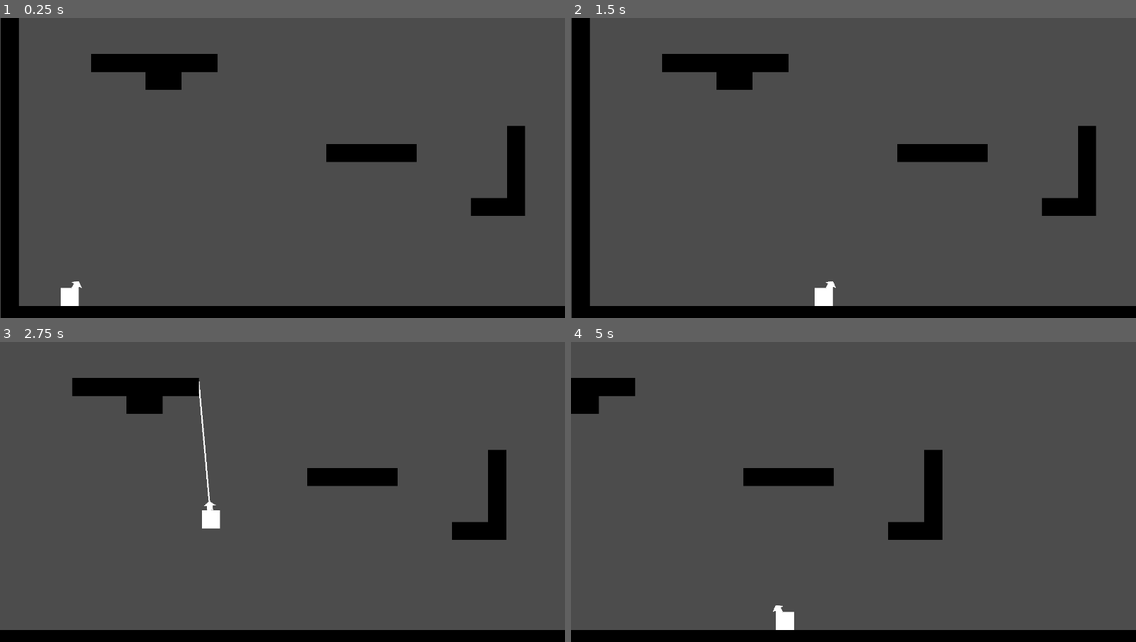
Above: before the commit, frames 1-4 (two rows, left to right).
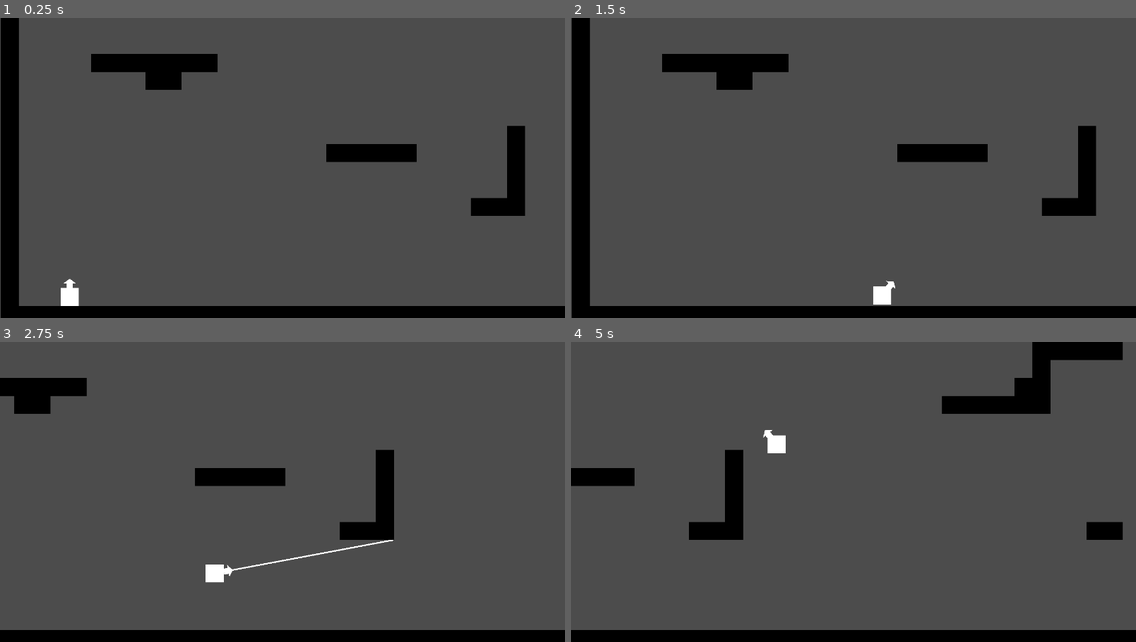
Above: after the commit, the same moments.

Repository: cjsweeten101/dws
Game: Godot game, scene res://Levels/TestingLevel.tscn
Same seed, same stepped clock (60 frames per second), same inputs: the game is played once before the commit and once after it.
Inputs:
- Up to frame 1 (0.25 s): no input
- Up to frame 2 (1.5 s): tap Enter (action) at 0.5, 1.35 s; hold Enter (action) 0.53-1.28 s; hold D (right) from 0.53 s (still down)
- Up to frame 3 (2.75 s): release D (right) at 2.03 s; hold A (left) from 2.03 s (still down); hold Enter (action) from 2.03 s (still down)
- Up to frame 4 (5 s): release A (left) at 2.78 s; release Enter (action) at 2.78 s; hold D (right) 2.78-4.28 s; tap Enter (action) at 2.85, 4.35 s; hold Enter (action) 3.53-4.28 s; hold A (left) from 4.28 s (still down)

The runs differ from the first frame. In frame 1, less than 0.1% of the frame differs, in the area x 11-15%, y 86-91%; in frame 2, 0.5%; in frame 3, 7.7%; in frame 4, 8.9%, in the area x 0-98%, y 0-97%.

Commit message:
aim follows current_speed.x

Diff:
--- a/Player/Player.gd
+++ b/Player/Player.gd
@@ -2,8 +2,8 @@
 
 var UP = Vector2(0,-1)
 var gravity = Vector2(0,40)
-var acceleration = 225
-var max_speed = 850
+var acceleration = 150
+var max_speed = 700
 var ground_friction = .3
 var air_friction = .3
 var grapple_friction = .3
@@ -12,18 +12,20 @@
 var direction = 1
 var grapple_point = Vector2()
 var grapple_cooled_down = true
+var grapple_angle
 
 func ready():
 	current_speed = move_and_slide(gravity, UP)
 
 func _physics_process(delta):
 	move()
-	set_direction()
+	set_grapple_direction()
 	if grappled:
 		reel_in()
 		check_for_break()
 
 func move():
+	var friction = false
 	current_speed += gravity
 	current_speed = move_and_slide(current_speed, UP)
 
@@ -33,6 +35,8 @@
 	elif Input.is_action_pressed("left"):
 		current_speed.x = max(current_speed.x - acceleration, -max_speed)
 		direction = -1
+	else:
+		friction = true
 
 	if Input.is_action_pressed("action") and !grappled and grapple_cooled_down:
 		#If grapple collides with _anything_ grapple that shit
@@ -41,21 +45,23 @@
 	elif Input.is_action_just_released("action"):
 		set_grappled(false)
 
-	if grappled:
-		current_speed.x = lerp(current_speed.x, 0, grapple_friction)
-	elif is_on_floor():
-		current_speed.x = lerp(current_speed.x, 0, ground_friction)
-	else:
-		current_speed.x = lerp(current_speed.x, 0, air_friction)
+	if friction == true:
+		if grappled:
+			current_speed.x = lerp(current_speed.x, 0, grapple_friction)
+		elif is_on_floor():
+			current_speed.x = lerp(current_speed.x, 0, ground_friction)
+		else:
+			current_speed.x = lerp(current_speed.x, 0, air_friction)
 
-func set_direction():
+func set_grapple_direction():
 	if grappled:
 		$GrappleCast.rotation_degrees = (grapple_point - global_position).normalized().angle()*180/PI - 90
 	else:
-		if direction == 1:
-			$GrappleCast.rotation_degrees = 210
-		if direction == -1:
-			$GrappleCast.rotation_degrees = 150
+		$GrappleCast.rotation_degrees = 180 + current_speed.x/max_speed*(40)
+		#if direction == 1:
+		#	$GrappleCast.rotation_degrees = 210
+		#if direction == -1:
+		#	$GrappleCast.rotation_degrees = 150
 
 func reel_in():
 	var grapple_vector = (grapple_point - global_position)
